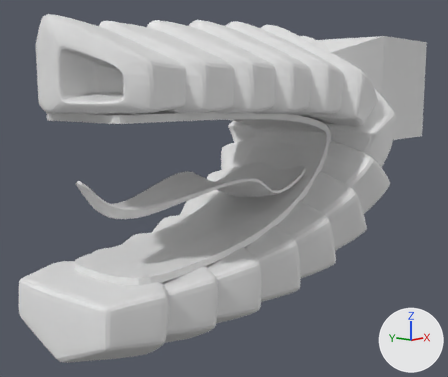
What one commit did to the Blender file dragon/Dragon.blend.
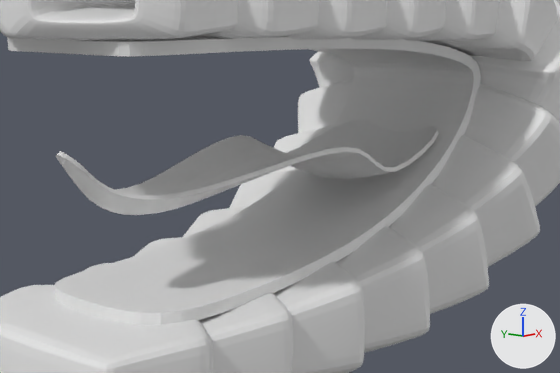
The first picture shows the older version from a 50 mm lens placed at (-0.567, -0.302, -0.002), pointed at (-0.182, 0.024, -0.08). The close-ups show both versions on the part from 9% to 85% of the width and 24% to 83% of the height of that picture. The axes (+X, +Y, +Z) are drawn at lower right. The lights are the same throughout.
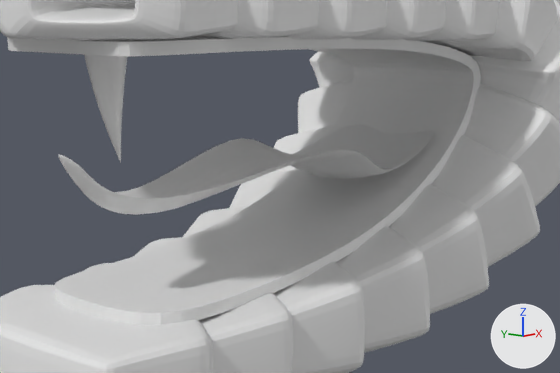
Boxes [x1, y1, x2, y2] around the edits, measured in the close-ups (560 x 373 px):
'Plane.004', modifiers changed: before [56, 120, 439, 215]; after [59, 124, 434, 215]
'NurbsPath.002', added: after [84, 55, 128, 162]

Edits to the bpy script that builds the scene:
```text
Add cu_nurbspath_001:
    cu_nurbspath_001 = bpy.data.curves.new('NurbsPath.001', 'CURVE')
    cu_nurbspath_001.dimensions = '3D'
    _sp = cu_nurbspath_001.splines.new('NURBS'); _sp.points.add(2)
    _sp.points.foreach_set('co', [0.0, 0.0, 0.0, 1.0, 0.186, 0.0, 0.0, 1.0, 0.372, 0.0, 0.0452, 1.0])
    _sp.points.foreach_set('radius', [2.171, 1.222, 0.0125])
    _sp.order_u = 3
    _sp.order_v = 0
    _sp.use_endpoint_u = True
    cu_nurbspath_001.use_path = True
    cu_nurbspath_001.bevel_depth = 0.033
    cu_nurbspath_001.fill_mode = 'FULL'
    cu_nurbspath_001.use_fill_caps = True
Change ob_plane_004:
    add _m = ob_plane_004.modifiers.new('Solidify', 'SOLIDIFY')
    add _m.thickness = 0.06
    remove _m = ob_plane_004.modifiers.new('Solidify', 'SOLIDIFY')
    remove _m.thickness = 0.06
Add ob_nurbspath_002:
    ob_nurbspath_002 = bpy.data.objects.new('NurbsPath.002', cu_nurbspath_001)
    ob_nurbspath_002.location = (-0.3221, 0.0, -0.0161)
    ob_nurbspath_002.rotation_euler = (0.0, 1.571, 0.0)  # degrees (0, 90, 0)
    ob_nurbspath_002.scale = (0.122, 0.122, 0.122)
```
